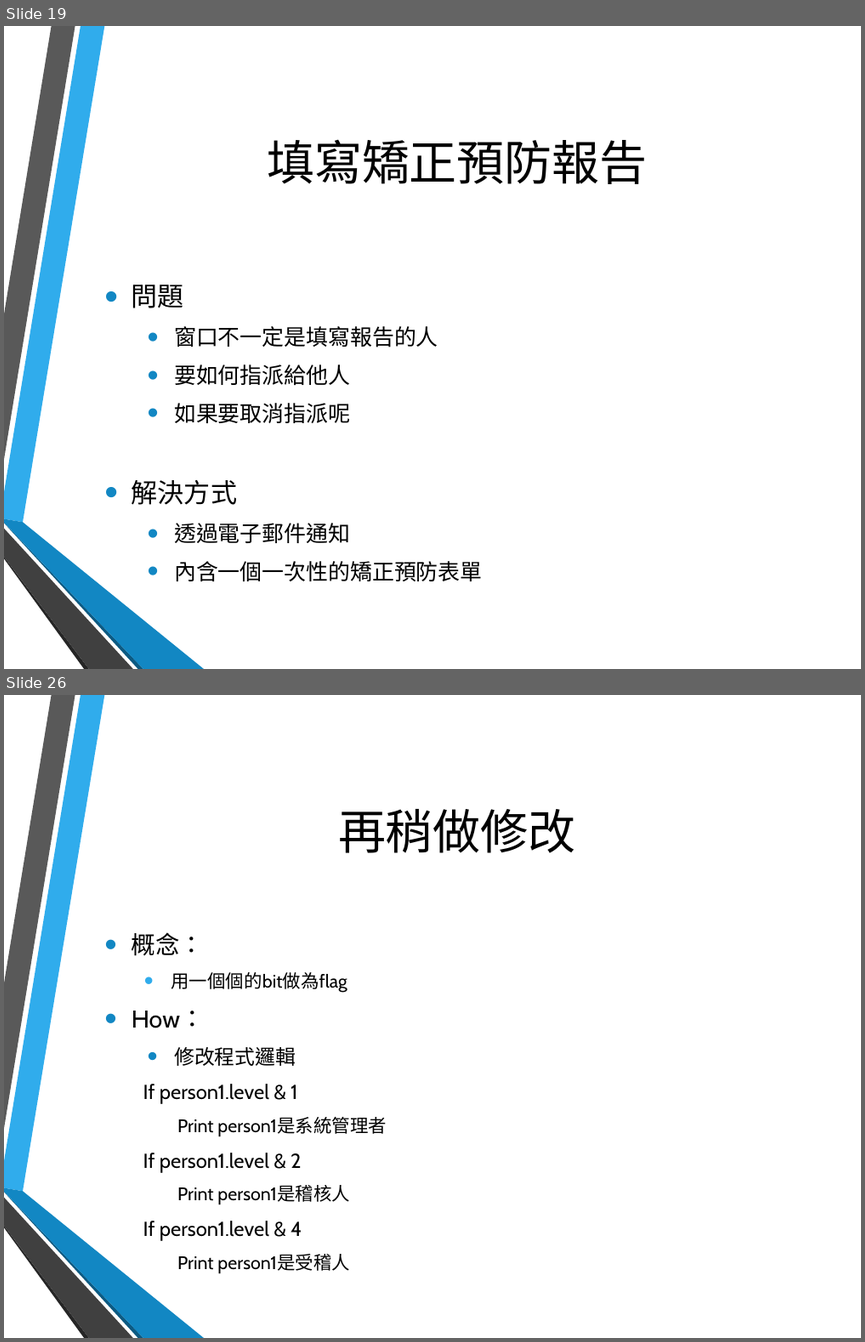
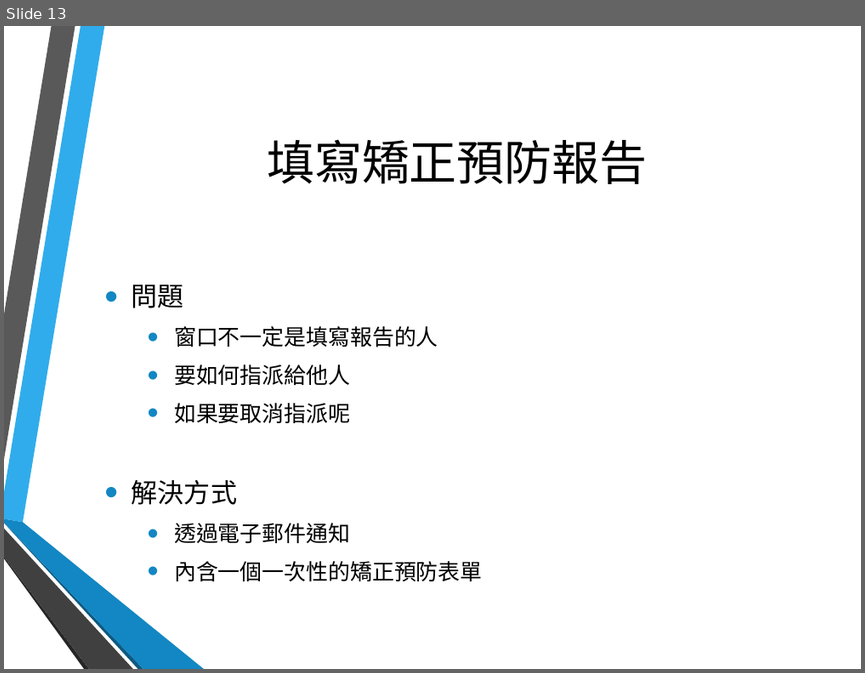
Before and after one commit to hsinewu/pia, a slide deck: Contest/FinalPresentation.pptx. Shown one above the other, each under a label of ours: slides 19 and 26 before the commit, slide 13 after it; the slides between them are not shown. The pictures are 865x1342 and 865x673 pixels, drawn with LibreOffice and Linux fonts; fonts in the diff are those of the drawing; background and template pictures are left out. Boxes give left, top, right and bottom in pixels: in the first picture for what was removed or moved away, otherwise in the second. Text is boxed around its words. In the diff, an @@ line names an element or a change of style, - is before the commit and + after.

```diff
--- a/Contest/FinalPresentation.pptx
+++ b/Contest/FinalPresentation.pptx
@@ slide 26 removed at box(4, 695, 861, 1338), background picture (left out); not listed: 6 template elements that a slide beside it also shows @@
@@ title removed at box(338, 809, 576, 853) @@
-再稍做修改
@@ text removed at box(132, 932, 386, 1241) @@
-• 概念：
-    • 用一個個的bit做為flag
-• How：
-  • 修改程式邏輯
-  If person1.level & 1
-    Print person1是系統管理者
-  If person1.level & 2
-    Print person1是稽核人
-  If person1.level & 4
-    Print person1是受稽人
@@ what was slide 19 is now slide 13 @@
```
Also in this commit, not shown: 4 slides changed, 11 other slides removed.
